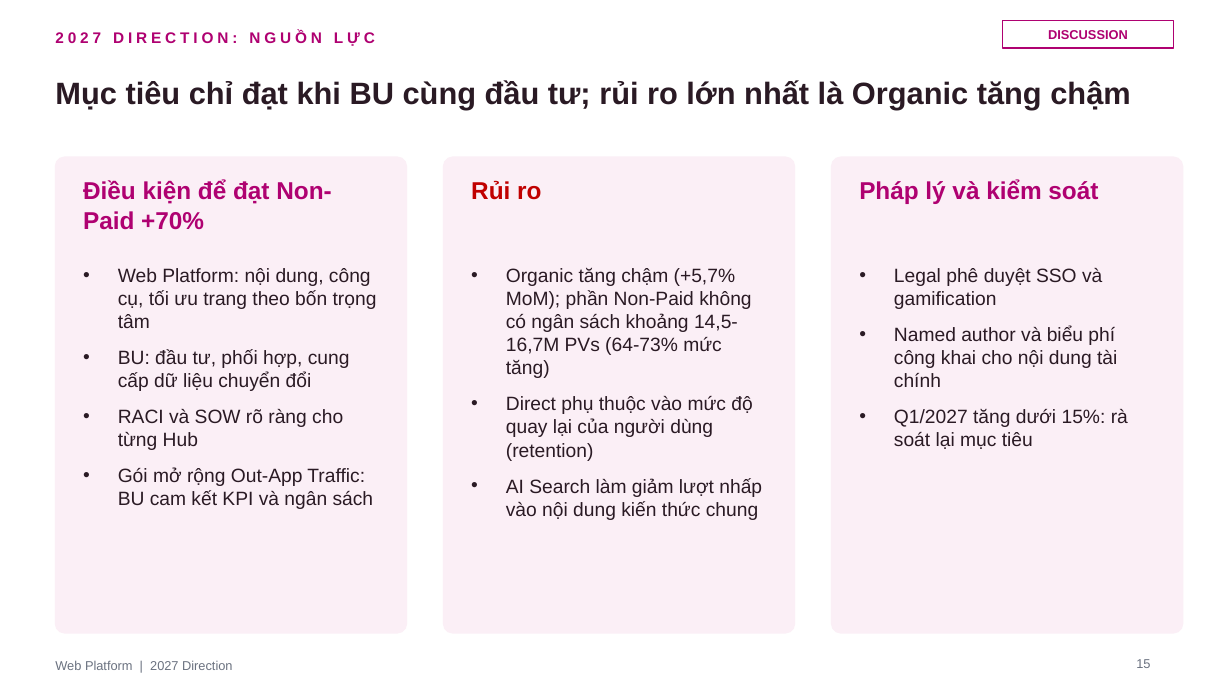
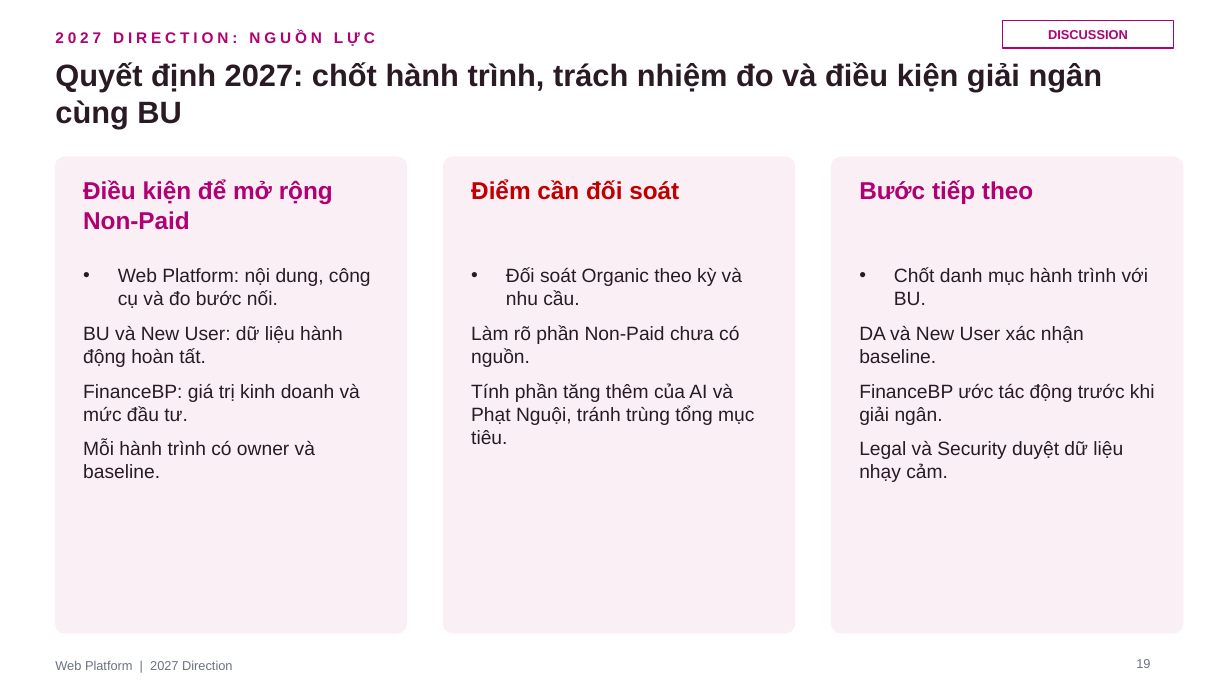
Before and after one commit to stormhoang/hienho-knowledgebase, a slide deck: slide 19 of 07_REPORTS/docs/strategy/2027 Direction - Web Platform (Framework).pptx (slide 15 before the commit). Drawn at 1232x693 pixels with LibreOffice and Linux fonts; fonts in the diff are those of the drawing. Boxes give left, top, right and bottom in pixels: in the first picture for what was removed or moved away, otherwise in the second. Text is boxed around its words. In the diff, an @@ line names an element or a change of style, - is before the commit and + after.

```diff
--- a/07_REPORTS/docs/strategy/2027 Direction - Web Platform (Framework).pptx
+++ b/07_REPORTS/docs/strategy/2027 Direction - Web Platform (Framework).pptx
@@ text at (55,62,1103,128): text changed @@
-Mục tiêu chỉ đạt khi BU cùng đầu tư; rủi ro lớn nhất là Organic tăng chậm
+Quyết định 2027: chốt hành trình, trách nhiệm đo và điều kiện giải ngân cùng BU
@@ text at (83,180,333,230): text changed @@
-Điều kiện để đạt Non-Paid +70%
+Điều kiện để mở rộng Non-Paid
@@ text at (471,180,679,200): text changed @@
-Rủi ro
+Điểm cần đối soát
@@ text at (859,180,1033,204): text changed @@
-Pháp lý và kiểm soát
+Bước tiếp theo
@@ text at (83,268,371,478): text changed @@
-• Web Platform: nội dung, công cụ, tối ưu trang theo bốn trọng tâm
-• BU: đầu tư, phối hợp, cung cấp dữ liệu chuyển đổi
-• RACI và SOW rõ ràng cho từng Hub
-• Gói mở rộng Out-App Traffic: BU cam kết KPI và ngân sách
+• Web Platform: nội dung, công cụ và đo bước nối.
+BU và New User: dữ liệu hành động hoàn tất.
+FinanceBP: giá trị kinh doanh và mức đầu tư.
+Mỗi hành trình có owner và baseline.
@@ text at (471,267,754,444): text changed @@
-• Organic tăng chậm (+5,7% MoM); phần Non-Paid không có ngân sách khoảng 14,5-16,7M PVs (64-73% mức tăng)
-• Direct phụ thuộc vào mức độ quay lại của người dùng (retention)
-• AI Search làm giảm lượt nhấp vào nội dung kiến thức chung
+• Đối soát Organic theo kỳ và nhu cầu.
+Làm rõ phần Non-Paid chưa có nguồn.
+Tính phần tăng thêm của AI và Phạt Nguội, tránh trùng tổng mục tiêu.
@@ text at (859,267,1155,482): text changed @@
-• Legal phê duyệt SSO và gamification
-• Named author và biểu phí công khai cho nội dung tài chính
-• Q1/2027 tăng dưới 15%: rà soát lại mục tiêu
+• Chốt danh mục hành trình với BU.
+DA và New User xác nhận baseline.
+FinanceBP ước tác động trước khi giải ngân.
+Legal và Security duyệt dữ liệu nhạy cảm.
```
Also in this commit, not shown: 13 other slides changed, 5 slides added, 14 slides removed.
